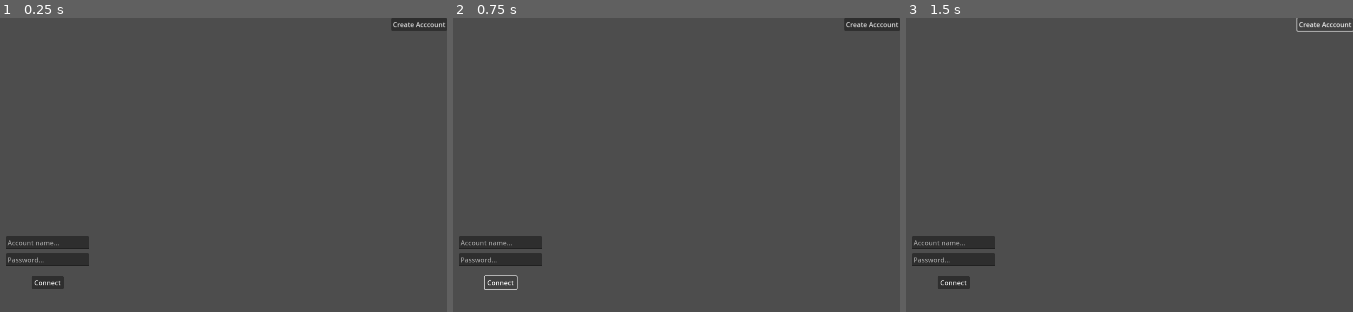
Above: before the commit, frames 1-3 (left to right).
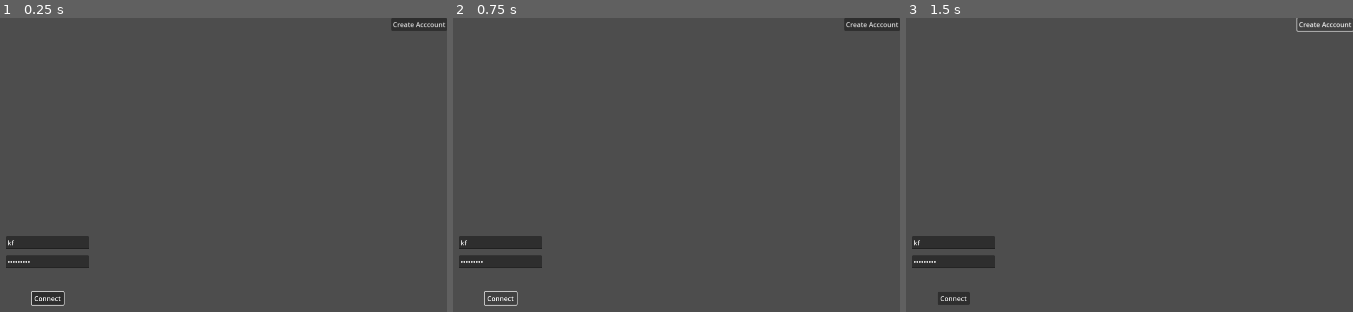
Above: after the commit, the same moments.

Repository: carbohydrate/card-game-client
Game: Godot game, scene res://scenes/login.tscn
Same seed, same stepped clock (60 frames per second), same inputs: the game is played once before the commit and once after it. Before the commit the project starts from res://scenes/main.tscn.
Inputs:
- Up to frame 1 (0.25 s): no input
- Up to frame 2 (0.75 s): click "Connect" at 0.5 s
- Up to frame 3 (1.5 s): click "Create Acccount" at 1.25 s

The runs differ from the first frame. In frame 1, 1.0% of the frame differs, in the area x 1-20%, y 75-98%; in frame 2, 0.6%; in frame 3, 1.0%.
Error before the commit: Invalid access to property or key 'message' on a base object of type 'Nil'. (res://scripts/main.gd:26)
Error after the commit: Invalid access to property or key 'message' on a base object of type 'Nil'. (res://autoload/networking.gd:31)

Commit message:
login screen and auth

Diff:
--- /dev/null
+++ b/autoload/networking.gd
@@ -0,0 +1,55 @@
+extends Node
+
+signal connected_to_server_success
+signal connected_to_server_failed(message: String)
+
+const SERVER_IP = '127.0.0.1'
+#const SERVER_IP = '172.232.7.60'
+const PORT = 3000
+
+var session = ''
+
+func on_connect_pressed(accountName: String, accountPass: String):
+	var http_request = HTTPRequest.new()
+	add_child(http_request)
+	http_request.request_completed.connect(_on_connect_pressed_completed)
+
+	var data_to_send = {
+		'username': accountName,
+		'password': accountPass,
+	}
+	#print(get_type(data_to_send))
+	var json = JSON.stringify(data_to_send)
+	var url = 'http://localhost:3000/session'
+	var headers = ['Content-Type: application/json']
+	var error = http_request.request(url, headers, HTTPClient.METHOD_POST, json)
+	if error != OK:
+		push_error('An error occurred in the HTTP request.')
+
+func _on_connect_pressed_completed(result: int, response_code: int, headers: PackedStringArray, body: PackedByteArray):
+	var json = JSON.parse_string(body.get_string_from_utf8())
+	print(json['message'])
+
+	if (result == HTTPRequest.RESULT_SUCCESS && response_code == 200):
+		print('success')
+		for h in headers:
+			if h.to_lower().begins_with('set-cookie'):
+				print('h: ', h)
+				session = h.split(':', true, 1)[1].strip_edges().split('; ')[0]
+				print('session: ', session)
+				connected_to_server_success.emit()
+	else:
+		connected_to_server_failed.emit(json['message'])
+
+#func _on_button_2_pressed():
+	#var http_request = HTTPRequest.new()
+	#add_child(http_request)
+	#http_request.request_completed.connect(_on_request_completed)
+#
+	#var data_to_send = {"username": "kf", "password": "Test_1234"}
+	#var json = JSON.stringify(data_to_send)
+	#var url = "http://localhost:3000/account"
+	#var headers = ["Content-Type: application/json"]
+	#var error = http_request.request(url, headers, HTTPClient.METHOD_POST, json)
+	#if error != OK:
+		#push_error("An error occurred in the HTTP request.")
--- a/project.godot
+++ b/project.godot
@@ -11,9 +11,13 @@
 [application]
 
 config/name="card-game-client"
-run/main_scene="res://scenes/main.tscn"
+run/main_scene="res://scenes/login.tscn"
 config/features=PackedStringArray("4.2", "Forward Plus")
 config/icon="res://icon.svg"
+
+[autoload]
+
+Networking="*res://autoload/networking.gd"
 
 [display]
 
--- /dev/null
+++ b/scenes/login.tscn
@@ -0,0 +1,90 @@
+[gd_scene load_steps=2 format=3 uid="uid://dkxb0y41lwj3s"]
+
+[ext_resource type="Script" path="res://scripts/main.gd" id="1_1bfbw"]
+
+[node name="Login" type="Node"]
+script = ExtResource("1_1bfbw")
+
+[node name="AccountName" type="LineEdit" parent="."]
+anchors_preset = 8
+anchor_left = 0.5
+anchor_top = 0.5
+anchor_right = 0.5
+anchor_bottom = 0.5
+offset_left = -100.0
+offset_top = -15.5
+offset_right = 100.0
+offset_bottom = 15.5
+grow_horizontal = 2
+grow_vertical = 2
+focus_next = NodePath("../AccountPassword")
+focus_previous = NodePath("../Connect")
+text = "kf"
+placeholder_text = "Account name..."
+
+[node name="AccountPassword" type="LineEdit" parent="."]
+anchors_preset = 8
+anchor_left = 0.5
+anchor_top = 0.5
+anchor_right = 0.5
+anchor_bottom = 0.5
+offset_left = -100.0
+offset_top = 30.5
+offset_right = 100.0
+offset_bottom = 61.5
+grow_horizontal = 2
+grow_vertical = 2
+focus_next = NodePath("../Connect")
+focus_previous = NodePath("../AccountName")
+text = "Test_1234"
+placeholder_text = "Password..."
+secret = true
+
+[node name="ErrorLabel" type="Label" parent="."]
+anchors_preset = 8
+anchor_left = 0.5
+anchor_top = 0.5
+anchor_right = 0.5
+anchor_bottom = 0.5
+offset_left = -250.0
+offset_top = 77.5
+offset_right = 250.0
+offset_bottom = 100.5
+grow_horizontal = 2
+grow_vertical = 2
+theme_override_colors/font_color = Color(1, 0, 0, 1)
+horizontal_alignment = 1
+
+[node name="Connect" type="Button" parent="."]
+anchors_preset = 8
+anchor_left = 0.5
+anchor_top = 0.5
+anchor_right = 0.5
+anchor_bottom = 0.5
+offset_left = -38.5
+offset_top = 118.5
+offset_right = 38.5
+offset_bottom = 149.5
+grow_horizontal = 2
+grow_vertical = 2
+size_flags_horizontal = 4
+focus_next = NodePath("../AccountName")
+focus_previous = NodePath("../AccountPassword")
+text = "Connect"
+
+[node name="Button2" type="Button" parent="."]
+anchors_preset = 1
+anchor_left = 1.0
+anchor_right = 1.0
+offset_left = -134.0
+offset_bottom = 31.0
+grow_horizontal = 0
+text = "Create Acccount"
+
+[node name="ErrorLabelTimer" type="Timer" parent="."]
+wait_time = 5.0
+one_shot = true
+
+[connection signal="pressed" from="Connect" to="." method="_on_connect_pressed"]
+[connection signal="pressed" from="Button2" to="." method="_on_button_2_pressed"]
+[connection signal="timeout" from="ErrorLabelTimer" to="." method="_on_error_label_timer_timeout"]
--- a/scenes/main.tscn
+++ /dev/null
@@ -1,61 +0,0 @@
-[gd_scene load_steps=2 format=3 uid="uid://dkxb0y41lwj3s"]
-
-[ext_resource type="Script" path="res://scripts/main.gd" id="1_gtls7"]
-
-[node name="Main" type="Node"]
-script = ExtResource("1_gtls7")
-
-[node name="Connect" type="Button" parent="."]
-anchors_preset = 8
-anchor_left = 0.5
-anchor_top = 0.5
-anchor_right = 0.5
-anchor_bottom = 0.5
-offset_left = -38.5
-offset_top = 80.5
-offset_right = 38.5
-offset_bottom = 111.5
-grow_horizontal = 2
-grow_vertical = 2
-size_flags_horizontal = 4
-text = "Connect"
-
-[node name="Button2" type="Button" parent="."]
-anchors_preset = 1
-anchor_left = 1.0
-anchor_right = 1.0
-offset_left = -134.0
-offset_bottom = 31.0
-grow_horizontal = 0
-text = "Create Acccount"
-
-[node name="LineEdit" type="LineEdit" parent="."]
-anchors_preset = 8
-anchor_left = 0.5
-anchor_top = 0.5
-anchor_right = 0.5
-anchor_bottom = 0.5
-offset_left = -100.0
-offset_top = -15.5
-offset_right = 100.0
-offset_bottom = 15.5
-grow_horizontal = 2
-grow_vertical = 2
-placeholder_text = "Account name..."
-
-[node name="LineEdit2" type="LineEdit" parent="."]
-anchors_preset = 8
-anchor_left = 0.5
-anchor_top = 0.5
-anchor_right = 0.5
-anchor_bottom = 0.5
-offset_left = -100.0
-offset_top = 25.5
-offset_right = 100.0
-offset_bottom = 56.5
-grow_horizontal = 2
-grow_vertical = 2
-placeholder_text = "Password..."
-
-[connection signal="pressed" from="Connect" to="." method="_on_button_pressed"]
-[connection signal="pressed" from="Button2" to="." method="_on_button_2_pressed"]
--- a/scenes/menu.tscn
+++ b/scenes/menu.tscn
@@ -7,3 +7,8 @@
 anchor_bottom = 1.0
 grow_horizontal = 2
 grow_vertical = 2
+
+[node name="Button" type="Button" parent="."]
+layout_mode = 0
+offset_right = 8.0
+offset_bottom = 8.0
--- a/scripts/main.gd
+++ b/scripts/main.gd
@@ -2,41 +2,31 @@
 
 var menu_scene = preload("res://scenes/menu.tscn").instantiate()
 
-#func _ready():
-	#Networking.connect("connection_failed", _on_connection_failed)
+func _ready():
+	Networking.connect('connected_to_server_success', _on_connected_to_server_success)
+	Networking.connect("connected_to_server_failed", _on_connected_to_server_failed)
+	$Connect.grab_focus()
 
 func _on_connect_pressed():
-	print('client pressed connect!')
-	var http_request = HTTPRequest.new()
-	add_child(http_request)
-	http_request.request_completed.connect(_on_request_completed)
+	if $AccountName.text.is_empty():
+		$ErrorLabelTimer.start()
+		$ErrorLabel.text = "Account name is empty."
+		$ErrorLabel.show()
+	elif $AccountPassword.text.is_empty():
+		$ErrorLabelTimer.start()
+		$ErrorLabel.text = "Password is empty."
+		$ErrorLabel.show()
+	else:
+		Networking.on_connect_pressed($AccountName.text, $AccountPassword.text)
 
-	var data_to_send = {"username": "kf", "password": "Test_1234"}
-	var json = JSON.stringify(data_to_send)
-	var url = "http://localhost:3000/session"
-	var headers = ["Content-Type: application/json"]
-	var error = http_request.request(url, headers, HTTPClient.METHOD_POST, json)
-	if error != OK:
-		push_error("An error occurred in the HTTP request.")
+func _on_connected_to_server_success():
+	get_tree().root.add_child(menu_scene)
+	self.queue_free()
 
-# Called when the HTTP request is completed.
-func _on_request_completed(result, response_code, headers: PackedStringArray, body):
-	#print("body: ", body)
-	var json = JSON.parse_string(body.get_string_from_utf8())
-	print(json['message'])
+func _on_connected_to_server_failed(message: String):
+	$ErrorLabelTimer.start()
+	$ErrorLabel.text = message
+	$ErrorLabel.show()
 
-	var cookie = headers.has('Set-Cookie')
-	print("cookie: ", cookie)
-
-func _on_button_2_pressed():
-	var http_request = HTTPRequest.new()
-	add_child(http_request)
-	http_request.request_completed.connect(_on_request_completed)
-
-	var data_to_send = {"username": "kf", "password": "Test_1234"}
-	var json = JSON.stringify(data_to_send)
-	var url = "http://localhost:3000/account"
-	var headers = ["Content-Type: application/json"]
-	var error = http_request.request(url, headers, HTTPClient.METHOD_POST, json)
-	if error != OK:
-		push_error("An error occurred in the HTTP request.")
+func _on_error_label_timer_timeout():
+	$ErrorLabel.hide()
